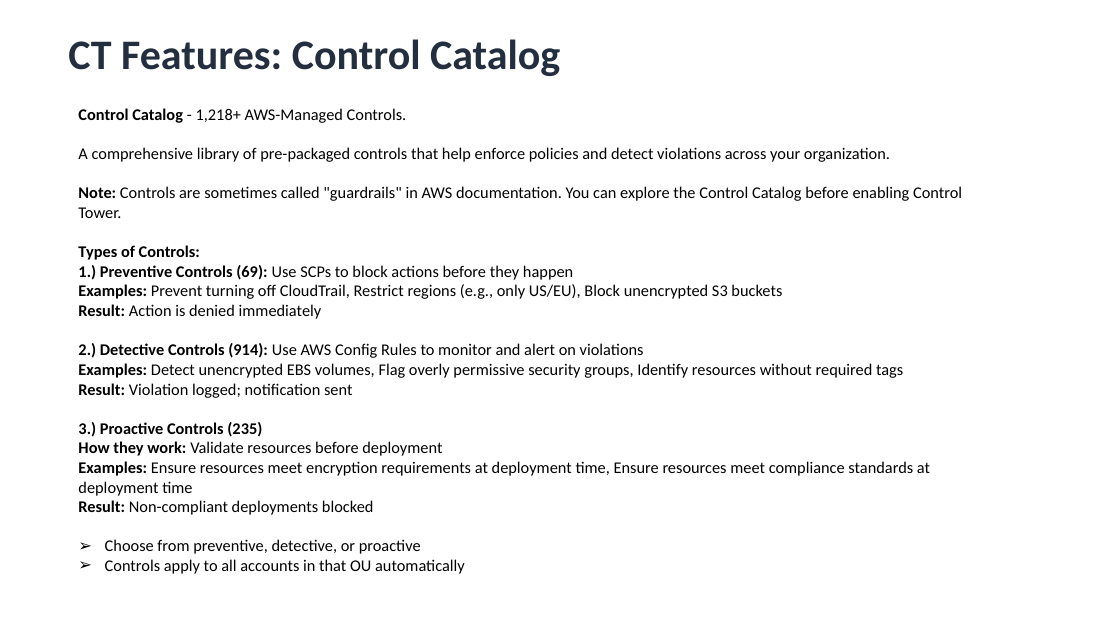
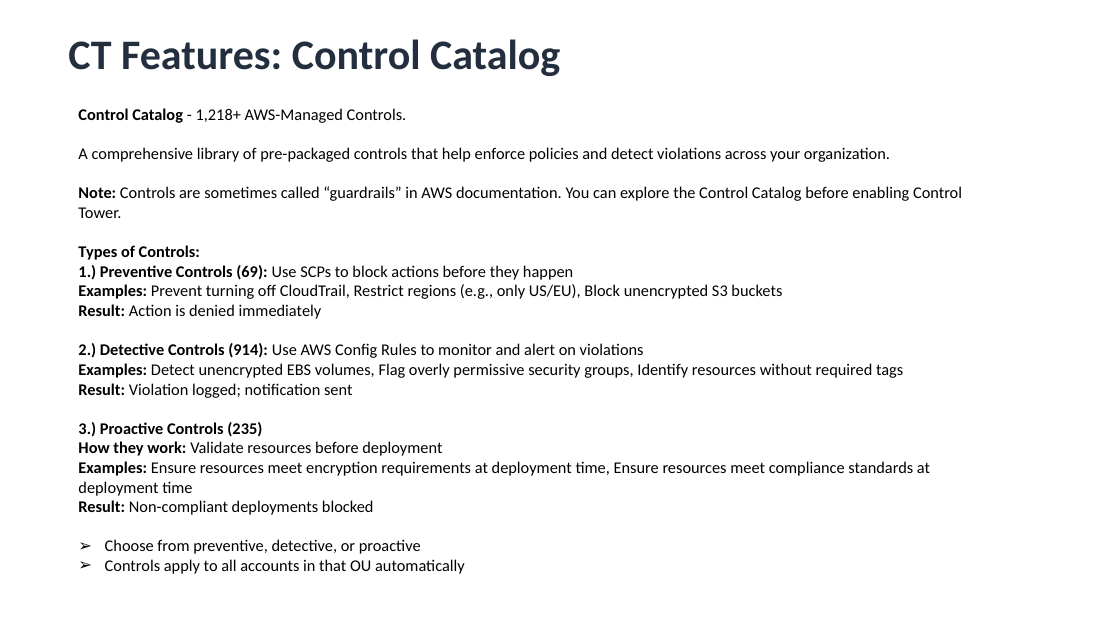
Before and after one commit to Adish786/PPMCAD13, a slide deck: slide 19 of AWS/Multi_Account_Governance&AWS_Control_Tower.pptx (slide 15 before the commit). Drawn at 1120x630 pixels with LibreOffice and Linux fonts; fonts in the diff are those of the drawing. Boxes give left, top, right and bottom in pixels: in the first picture for what was removed or moved away, otherwise in the second. Text is boxed around its words. In the diff, an @@ line names an element or a change of style, - is before the commit and + after.

```diff
--- a/AWS/Multi_Account_Governance&AWS_Control_Tower.pptx
+++ b/AWS/Multi_Account_Governance&AWS_Control_Tower.pptx
@@ text at (78,186,962,218): text changed @@
-Note: Controls are sometimes called "guardrails" in AWS documentation. You can explore the Control Catalog before enabling Control Tower.
+Note: Controls are sometimes called “guardrails” in AWS documentation. You can explore the Control Catalog before enabling Control Tower.
```
Also in this commit, not shown: 9 other slides changed, 13 slides added, 1 other file.
